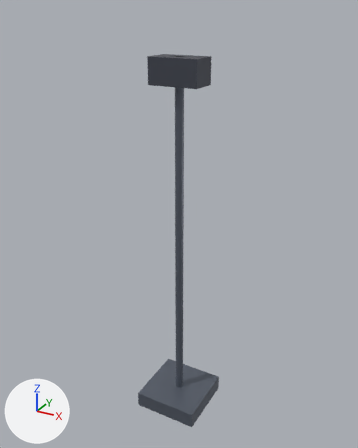
The glTF model unreal/MappingSaintDenis/Content/Import/Elements/SM_Totem.glb: old version first, new version second.
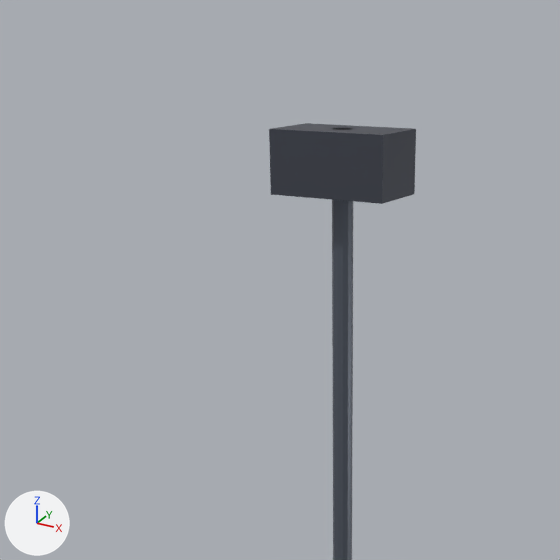
There are two pictures of each version: one whole from a 50 mm lens placed at (3.16, -5.76, 6.08), pointed at (-0.05, 0.08, 3.16), one close up on the part from 8% to 77% of the width and 0% to 55% of the height. Every picture has the same lights, and +X, +Y and +Z are marked at lower left. The first two pictures are the older version.

The first close-up shows 'SM_Totem_1', 'SM_Totem_2'.
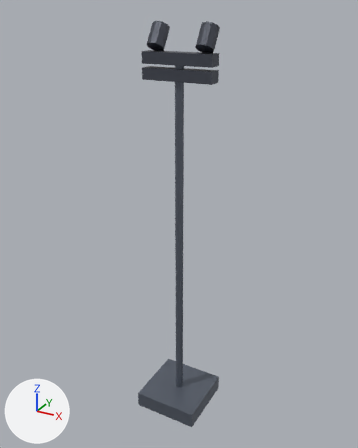
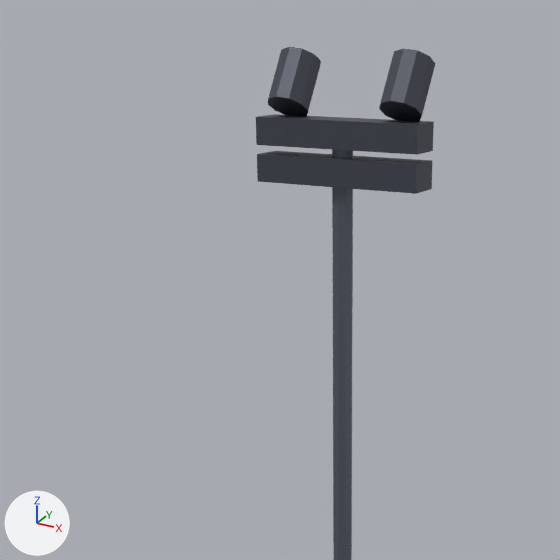
Location of each change, (x1, y1, x2, y2) in pixels of the close-ups (560 x 560 px):
```json
{"object": "SM_Totem_2", "change": "moved, rescaled", "before": [269, 123, 416, 204], "after": [257, 151, 432, 194], "on screen": "19% wider, 46% shorter"}
{"object": "SM_Totem_3", "change": "added", "after": [256, 114, 434, 155]}
{"object": "SM_Totem_5", "change": "added", "after": [379, 49, 436, 121]}
{"object": "SM_Totem_4", "change": "added", "after": [268, 47, 321, 116]}
```

The change, as JSON lines over the scene's bpy script:
```json
{"block": "me_sm_totem_2", "where": "# used by ob_sm_totem_2; location = (0.0, 0.0, 0.0)"}
{"op": "remove", "block": "me_sm_totem_2", "code": "me_sm_totem_2.from_pydata(...)  # 8 vertices, 12 faces; spans x -0.35..0.35, y -0.2..0.2, z 5.15..5.5"}
{"op": "add", "block": "me_sm_totem_2", "code": "me_sm_totem_2.from_pydata(...)  # 8 vertices, 12 faces; spans x -0.5..0.5, y -0.1..0.1, z 5.2..5.35"}
{"block": "me_sm_totem_2", "change": "me_sm_totem_2 part 1: the whole mesh is scaled about its middle by (1.43, 0.5, 0.429), then moved by (0.0, 0.0, -0.05)"}
{"op": "add", "block": "me_sm_totem_5", "code": ["me_sm_totem_5 = bpy.data.meshes.new('SM_Totem_5')", "me_sm_totem_5.from_pydata(...)  # 22 vertices, 40 faces; spans x 0.233..0.467, y -0.103..0.253, z 5.538..5.912", "me_sm_totem_5.materials.append(mat_m_noir)  # greyish blue #4b4f5a"]}
{"op": "add", "block": "me_sm_totem_4", "code": ["me_sm_totem_4 = bpy.data.meshes.new('SM_Totem_4')", "me_sm_totem_4.from_pydata(...)  # 22 vertices, 40 faces; spans x -0.467..-0.233, y -0.103..0.253, z 5.538..5.912", "me_sm_totem_4.materials.append(mat_m_noir)  # greyish blue #4b4f5a"]}
{"op": "add", "block": "me_sm_totem_3", "code": ["me_sm_totem_3 = bpy.data.meshes.new('SM_Totem_3')", "me_sm_totem_3.from_pydata(...)  # a box spanning x -0.5..0.5, y -0.1..0.1, z 5.4..5.55", "me_sm_totem_3.materials.append(mat_m_noir)  # greyish blue #4b4f5a"]}
{"op": "add", "block": "ob_sm_totem_5", "code": ["ob_sm_totem_5 = bpy.data.objects.new('SM_Totem_5', me_sm_totem_5)", "ob_sm_totem_5.location = (0.0, 0.0, 0.0)"]}
{"op": "add", "block": "ob_sm_totem_4", "code": ["ob_sm_totem_4 = bpy.data.objects.new('SM_Totem_4', me_sm_totem_4)", "ob_sm_totem_4.location = (0.0, 0.0, 0.0)"]}
{"op": "add", "block": "ob_sm_totem_3", "code": ["ob_sm_totem_3 = bpy.data.objects.new('SM_Totem_3', me_sm_totem_3)", "ob_sm_totem_3.location = (0.0, 0.0, 0.0)"]}
```
